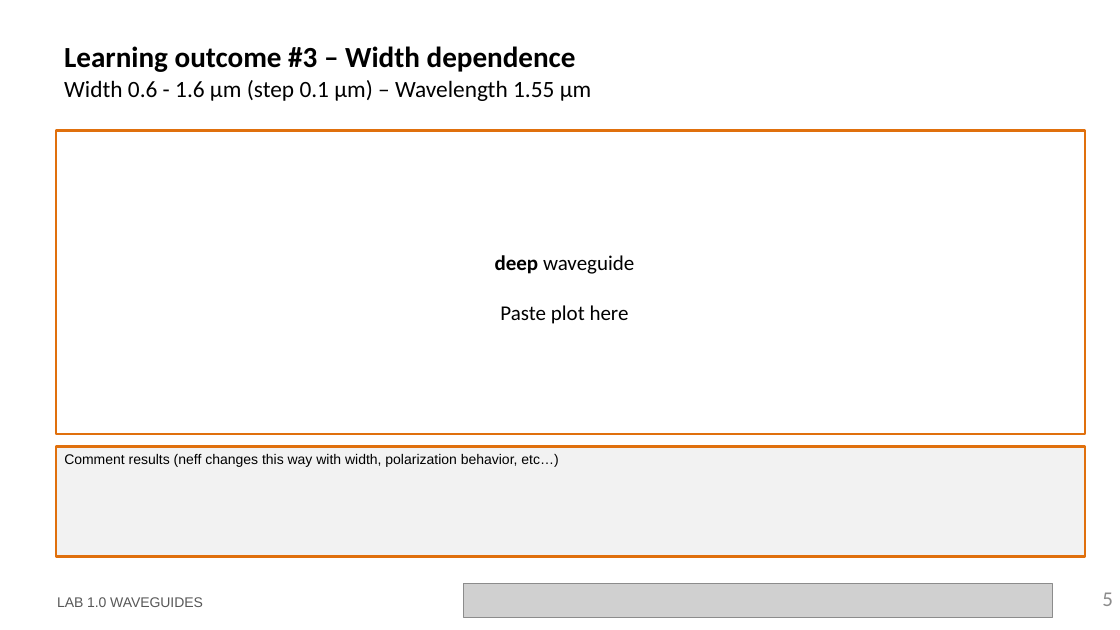
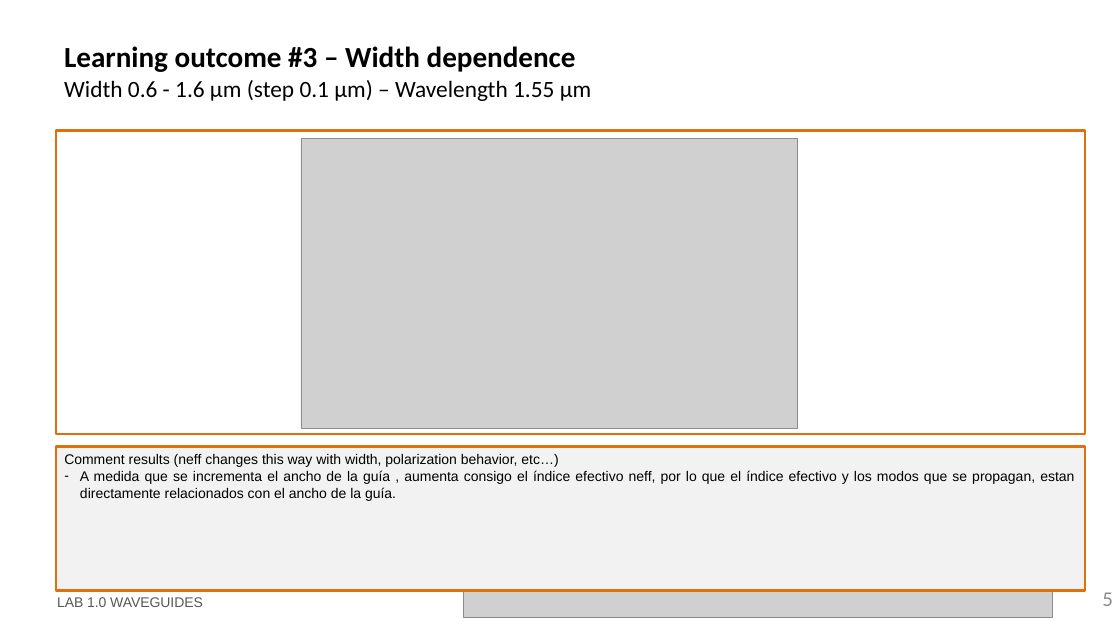
Before and after one commit to Japeacru/cifoin-lab1, a slide deck: slide 5 of LabBook_10.pptx. Drawn at 1120x630 pixels with LibreOffice and Linux fonts; fonts in the diff are those of the drawing; grey boxes stand for pictures; background and template pictures are left out. Boxes give left, top, right and bottom in pixels: in the first picture for what was removed or moved away, otherwise in the second. Text is boxed around its words. In the diff, an @@ line names an element or a change of style, - is before the commit and + after.

Commit message:
Lab2_1

```diff
--- a/LabBook_10.pptx
+++ b/LabBook_10.pptx
@@ picture added at (301,139,798,428) @@
@@ rectangle "Comment results (neff changes this ...": place and size @@
-rectangle "Comment results (neff changes this ..." at (56,447,1086,557)
+rectangle "Comment results (neff changes this ..." at (56,447,1086,592)
@@ text in rectangle at (80,470,1074,501): paragraph added @@
+– A medida que se incrementa el ancho de la guía , aumenta consigo el índice efectivo neff, por lo que el índice efectivo y los modos que se propagan, estan directamente relacionados con el ancho de la guía.
```
Also in this commit, not shown: 1 other slide changed.
